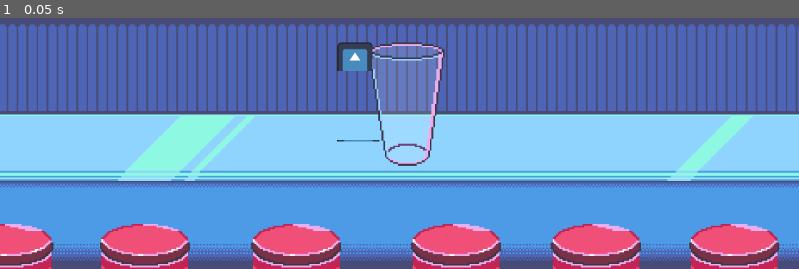
Above: before the commit, frame 1.
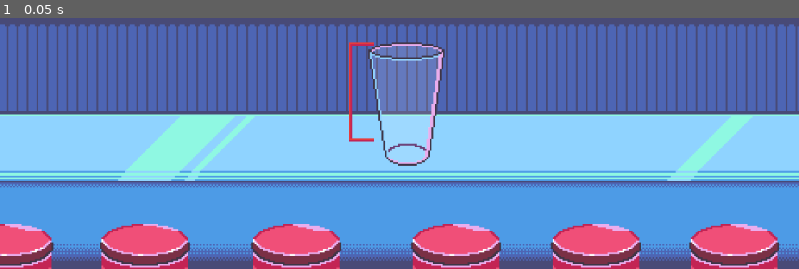
Above: after the commit, the same moment.

Repository: chaseman2505/CasualGameDev
Game: Godot game, scene res://node_2d.tscn
Same seed, same stepped clock (60 frames per second), same inputs: the game is played once before the commit and once after it. The engine's default icon, where the game draws it, is replaced by a stand-in: a white triangle on a blue panel in a dark square.
Inputs:
- Up to frame 1 (0.05 s): no input

The runs differ from the first frame. In frame 1, 0.7% of the frame differs, in the area x 42-48%, y 9-50%.

Commit message:
Fixed Fill Indicator

Diff:
--- a/SodaSplash/soda-splash/GameManager.gd
+++ b/SodaSplash/soda-splash/GameManager.gd
@@ -2,7 +2,7 @@
 
 @onready var cup = get_node("Cup")
 @onready var fillIndicatorTop = get_node("Cup/FillIndicatorTop")
-@onready var fillIndicatorBottom = get_node("Cup/FillIndicatorBottom")
+@onready var fillIndicatorBottom = get_node("Cup/FillIndicatorTop/FillIndicatorBottom")
 var finishedPouring = false
 var overflowing = false
 var minLevelStart = 20
@@ -19,7 +19,6 @@
 func _process(delta: float) -> void:
 	if Input.is_mouse_button_pressed(MOUSE_BUTTON_LEFT) and overflowing == false:
 		cup.value += 0.1
-		fillIndicatorTop.value -=0.1
 		if cup.value > 100:
 			Lose()
 
@@ -42,8 +41,8 @@
 
 func Reset():
 	cup.value = 0
-	fillIndicatorTop.value = 80
-	fillIndicatorBottom.position.y = cup.size.y - (cup.size.y/100.0 * minLevel)
+	fillIndicatorTop.value = 100 - minLevel
+	fillIndicatorBottom.position.y = cup.size.y - (minLevel * 0.01 * cup.size.y) - 219
 	finishedPouring = false
 	overflowing = false
 
--- a/SodaSplash/soda-splash/node_2d.tscn
+++ b/SodaSplash/soda-splash/node_2d.tscn
@@ -1,11 +1,12 @@
-[gd_scene load_steps=7 format=3 uid="uid://cuuux5ws8trak"]
+[gd_scene load_steps=8 format=3 uid="uid://cuuux5ws8trak"]
 
 [ext_resource type="Script" uid="uid://cubn200xi8p1b" path="res://GameManager.gd" id="1_kdubu"]
-[ext_resource type="Texture2D" uid="uid://b7o2p3paj42nx" path="res://icon.svg" id="2_0hol4"]
 [ext_resource type="Texture2D" uid="uid://ci8t1ykjjsvfn" path="res://Textures/GameBackground.png" id="2_kdubu"]
-[ext_resource type="Texture2D" uid="uid://bwegoexghhwqb" path="res://Textures/CupBkg.png" id="2_q6r6c"]
-[ext_resource type="Texture2D" uid="uid://c8xqhfqimlgo8" path="res://Textures/CupFront.png" id="3_kdubu"]
+[ext_resource type="Texture2D" uid="uid://b48yx0kbmfiw" path="res://Textures/SodaBack.png" id="3_kdubu"]
+[ext_resource type="Texture2D" uid="uid://cchgak670mrn5" path="res://Textures/SodaFront.png" id="3_q6r6c"]
 [ext_resource type="Texture2D" uid="uid://dmivsy4sgxqmv" path="res://Animations/SodaAnimation.tres" id="4_rj586"]
+[ext_resource type="Texture2D" uid="uid://dn3iie5lnwc1j" path="res://Textures/FillIndicatorBottom.png" id="6_d21ai"]
+[ext_resource type="Texture2D" uid="uid://bbn0w8xyrclr5" path="res://Textures/FillIndicatorTop.png" id="7_rj586"]
 
 [node name="Game" type="Node2D"]
 script = ExtResource("1_kdubu")
@@ -22,23 +23,24 @@
 offset_bottom = 765.0
 scale = Vector2(0.4, 0.4)
 step = 0.0
+value = 100.0
 allow_greater = true
 fill_mode = 3
-texture_under = ExtResource("2_q6r6c")
-texture_over = ExtResource("3_kdubu")
+texture_under = ExtResource("3_kdubu")
+texture_over = ExtResource("3_q6r6c")
 texture_progress = ExtResource("4_rj586")
-
-[node name="FillIndicatorBottom" type="Sprite2D" parent="Cup"]
-position = Vector2(-36, 444)
-scale = Vector2(1.2, 0.04)
-texture = ExtResource("2_0hol4")
 
 [node name="FillIndicatorTop" type="TextureProgressBar" parent="Cup"]
 layout_mode = 0
-offset_left = -112.49999
-offset_right = 15.500008
+offset_left = -70.0
+offset_right = 20.0
 offset_bottom = 444.0
 step = 0.0
 value = 80.0
 fill_mode = 2
-texture_progress = ExtResource("2_0hol4")
+texture_progress = ExtResource("7_rj586")
+
+[node name="FillIndicatorBottom" type="Sprite2D" parent="Cup/FillIndicatorTop"]
+position = Vector2(45, 225)
+scale = Vector2(0.9999998, 0.9999998)
+texture = ExtResource("6_d21ai")
Not shown: 1 places in SodaSplash/soda-splash/Animations/SodaAnimation.tres that only renumber resources
Binary file added: SodaSplash/soda-splash/Textures/FillIndicatorBottom.png
Not shown, changed: SodaSplash/soda-splash/Textures/FillIndicatorBottom.png.import
Binary file added: SodaSplash/soda-splash/Textures/FillIndicatorTop.png
Not shown, changed: SodaSplash/soda-splash/Textures/FillIndicatorTop.png.import
Binary file removed: SodaSplash/soda-splash/Textures/PointBottom.png
Binary file removed: SodaSplash/soda-splash/Textures/PointRange.png
Renamed: SodaSplash/soda-splash/Textures/CupBkg.png -> SodaSplash/soda-splash/Textures/SodaBack.png
Not shown, changed: SodaSplash/soda-splash/Textures/SodaBack.png.import
Binary file added: SodaSplash/soda-splash/Textures/SodaFountain1.png
Not shown, changed: SodaSplash/soda-splash/Textures/SodaFountain1.png.import
Binary file added: SodaSplash/soda-splash/Textures/SodaFountain2.png
(and 10 more such lines)
